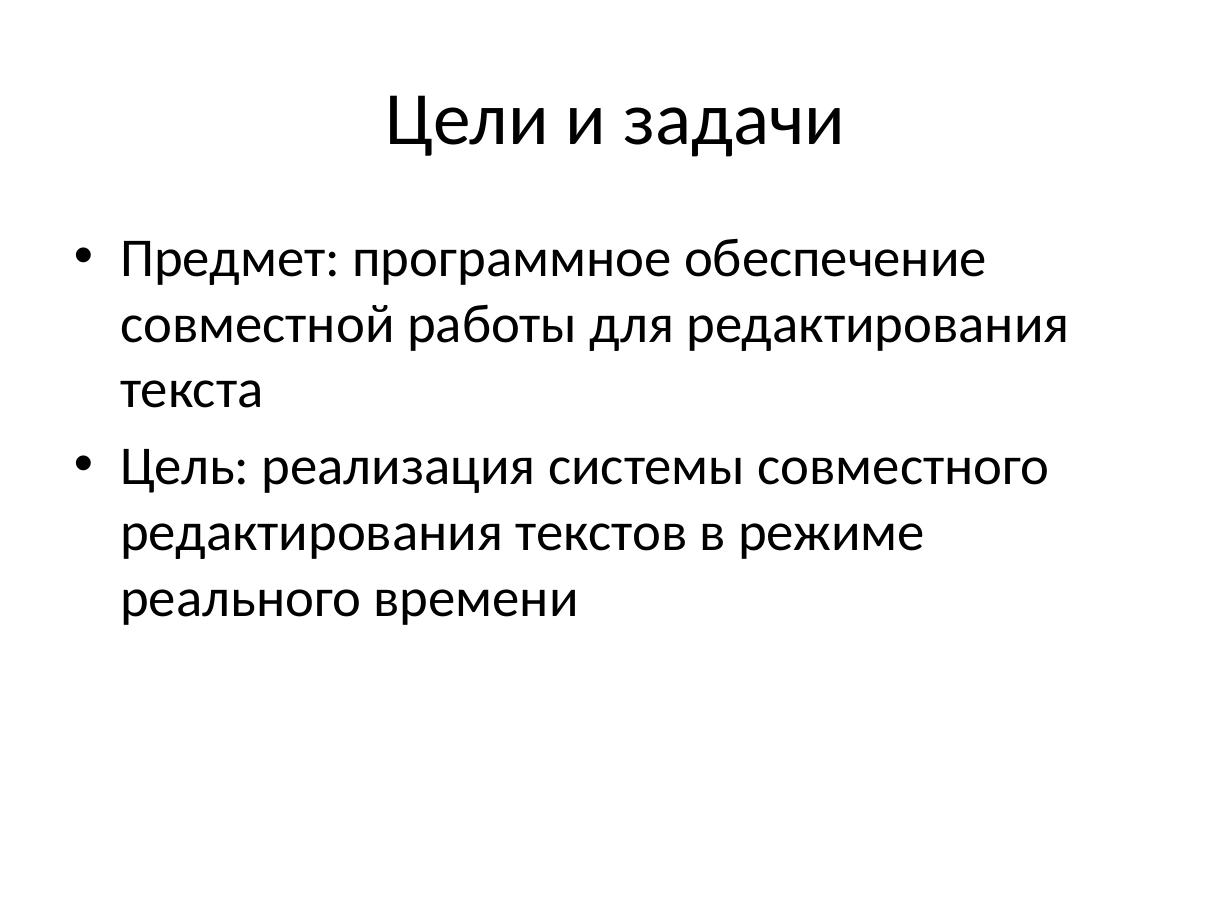
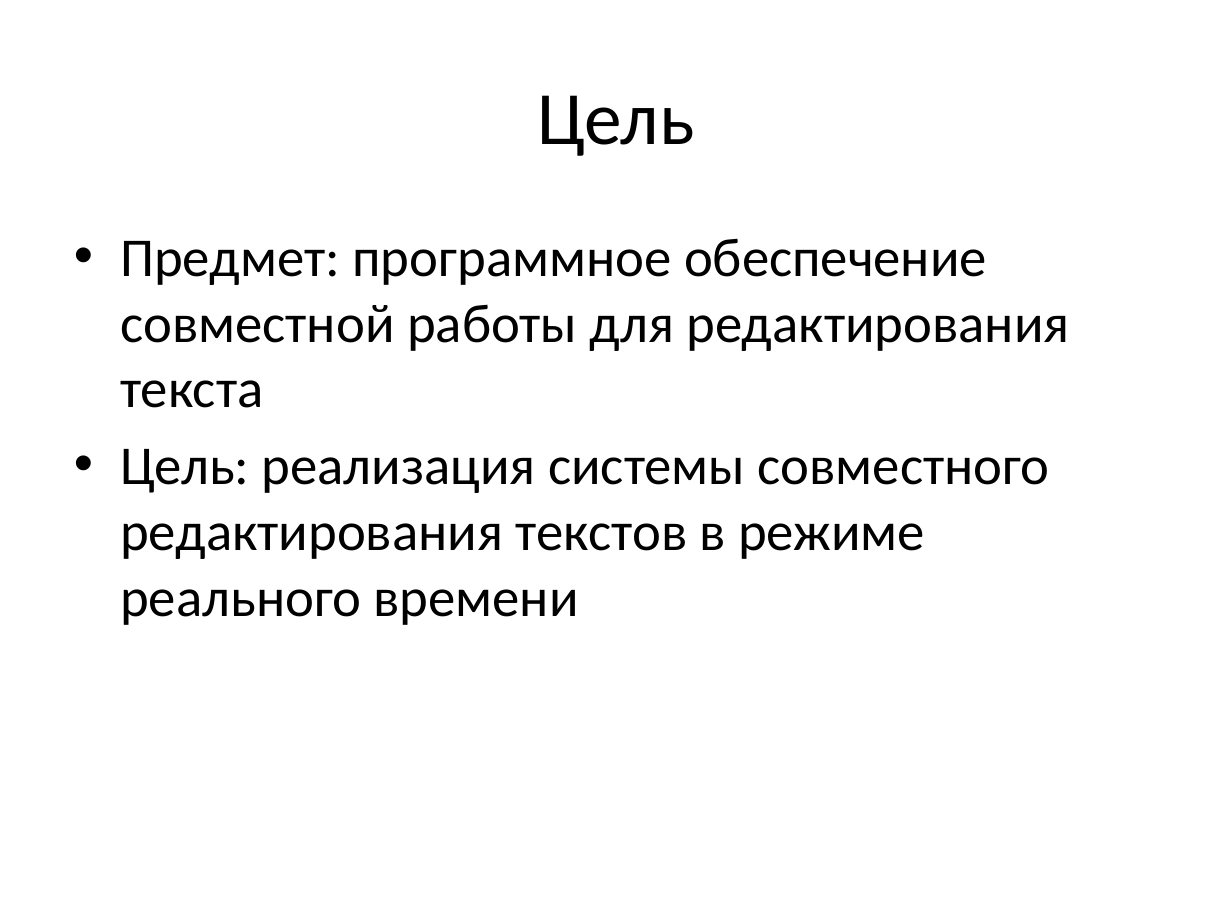
Before and after one commit to mikhail-putilov/archive, a slide deck: slide 2 of ВКР Путилов М.Ю. Презентация.pptx. Drawn at 1232x924 pixels with LibreOffice and Linux fonts; fonts in the diff are those of the drawing. Boxes give left, top, right and bottom in pixels: in the first picture for what was removed or moved away, otherwise in the second. Text is boxed around its words. In the diff, an @@ line names an element or a change of style, - is before the commit and + after.

```diff
--- a/ВКР Путилов М.Ю. Презентация.pptx
+++ b/ВКР Путилов М.Ю. Презентация.pptx
@@ title at (537,95,694,156): text changed @@
-Цели и задачи
+Цель
```
Also in this commit, not shown: 12 other slides changed, 7 slides added, 1 slide removed, 4 other files.
